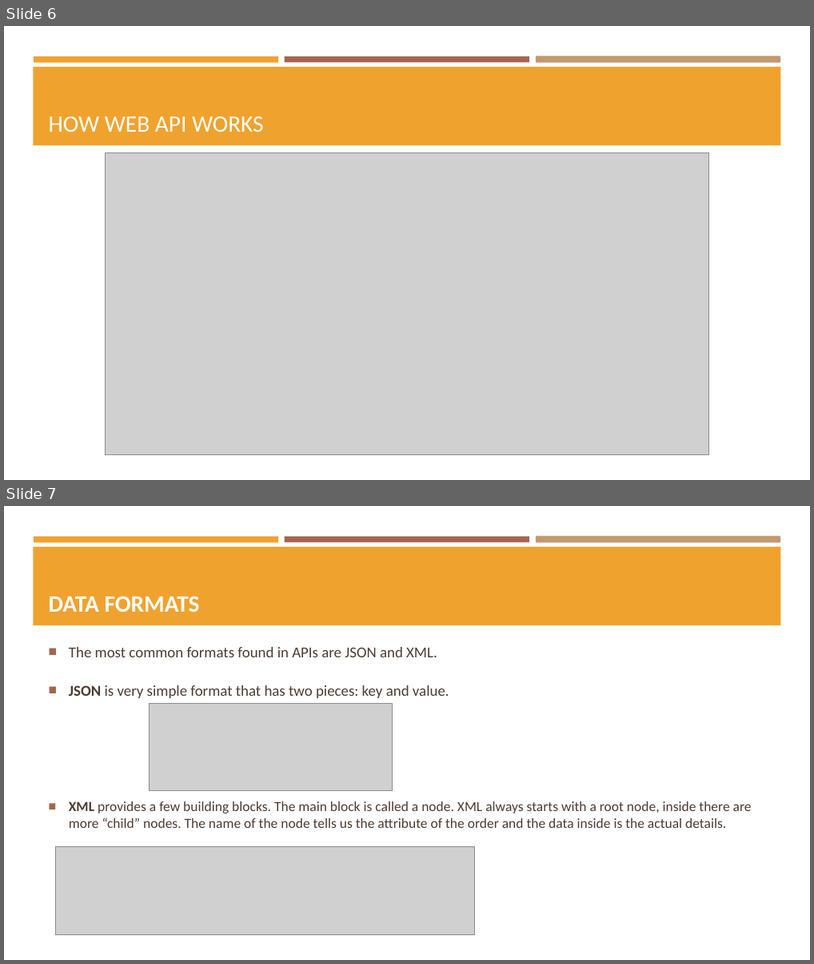
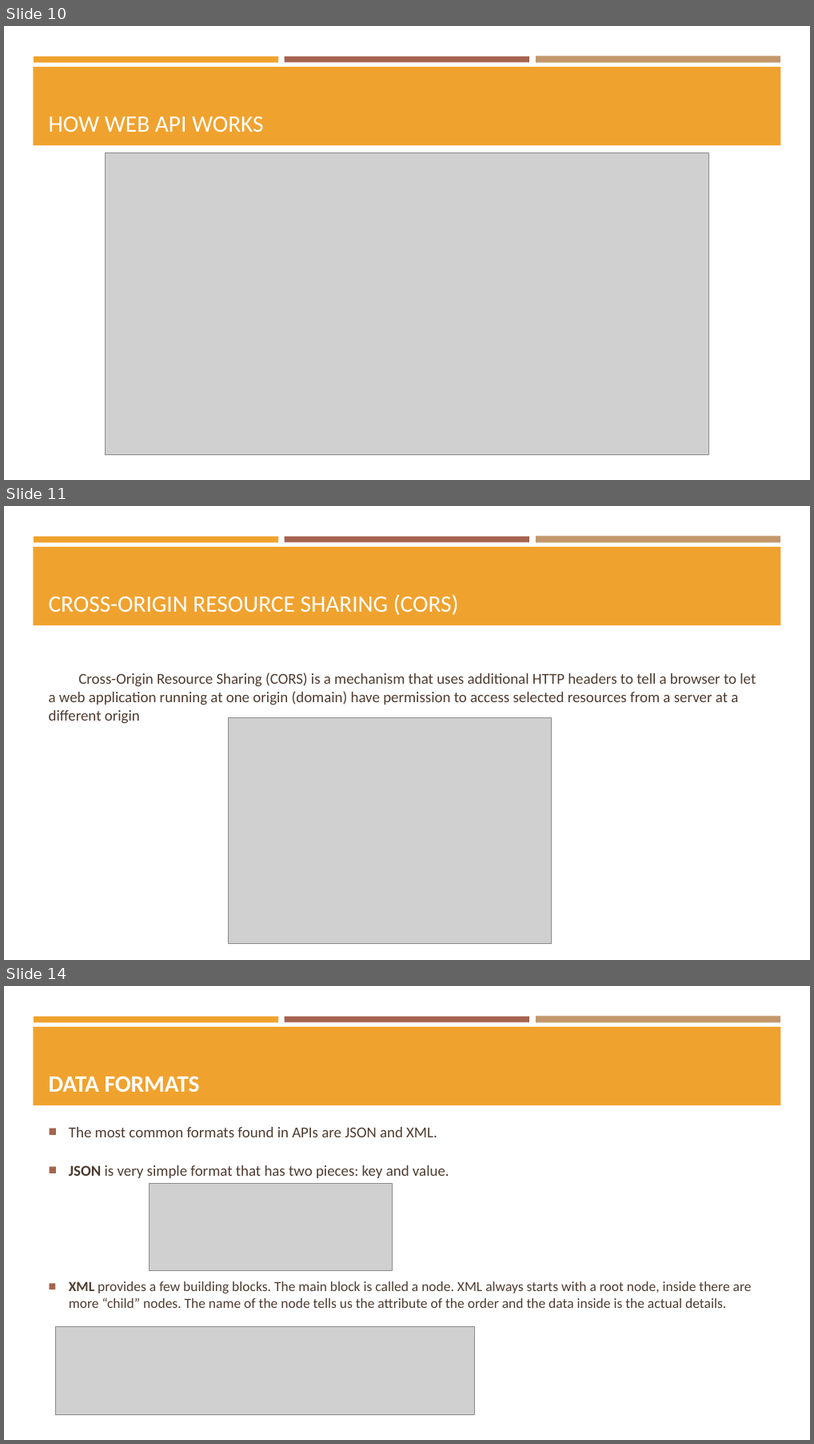
Before and after one commit to BunditSpace/Backend-Training, a slide deck: web api/Web API.pptx. Shown one above the other, each under a label of ours: slides 6 and 7 before the commit, slides 10, 11 and 14 after it; the slides between them are not shown. The pictures are 814x964 and 814x1444 pixels, drawn with LibreOffice and Linux fonts; fonts in the diff are those of the drawing; grey boxes stand for pictures. Boxes give left, top, right and bottom in pixels: in the first picture for what was removed or moved away, otherwise in the second. Text is boxed around its words. In the diff, an @@ line names an element or a change of style, - is before the commit and + after.

```diff
--- a/web api/Web API.pptx
+++ b/web api/Web API.pptx
@@ slide 11 added at bbox=[4, 506, 810, 960], background #FFFFFF; not listed: 4 template elements that a slide beside it also shows @@
@@ title added at bbox=[49, 594, 459, 615], 28 pt, text #FFFFFF @@
+CROSS-ORIGIN RESOURCE SHARING (CORS)
@@ text added at bbox=[49, 672, 756, 724], 18 pt, text #4E3B30 @@
+Cross-Origin Resource Sharing (CORS) is a mechanism that uses additional HTTP headers to tell a browser to let a web application running at one origin (domain) have permission to access selected resources from a server at a different origin
@@ picture added at bbox=[228, 718, 551, 943] @@
@@ what was slide 6 is now slide 10 @@
@@ what was slide 7 is now slide 14 @@
```
Also in this commit, not shown: 1 slide changed, 6 other slides added.
